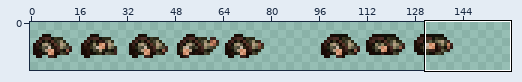
Two states of a sprite sheet, content/Entities/Creatures/Human/female/human.female.torso.peasant.png. Above, an overview of the earlier version with the close-up marked.
Close-up. Earlier state:
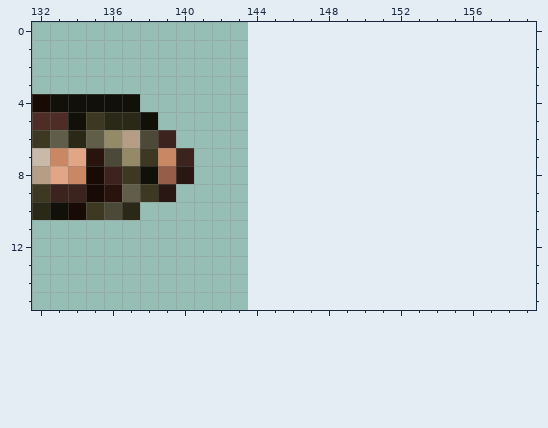
The file is 144x16 pixels. Colours within 5 levels of each other are drawn and written as one. Shown: x 132..159, y 0..15. The old version is drawn lined up with the new one, on the new canvas.
After:
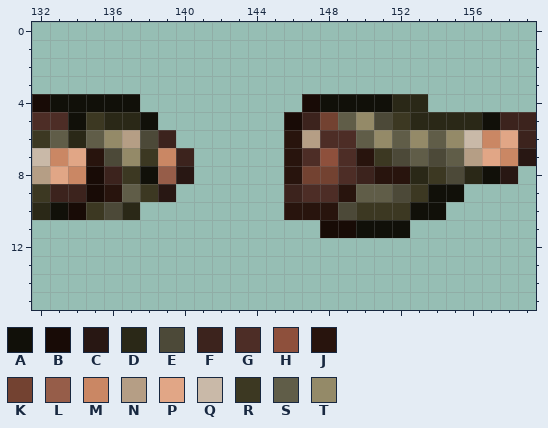
Palette (. is transparent): A #111009  B #180b06  C #281713  D #2a2817  E #4c4938  F #3c231d  G #4d2d26  H #8e503c  J #28140d  K #734231  L #965d49  M #ca8764  N #b59e85  P #e1a686  Q #c9b9a8  R #3c3822  S #605d48  T #948a68
What changed:
{"change": "canvas 144x16 -> 160x16"}
{"y":4,"x":147,"old":".......","new":"BAAAADD"}
{"y":5,"x":146,"old":"..............","new":"BFKSTERDDDDAFF"}
{"y":6,"x":146,"old":"..............","new":"JNGGSTSTSTQMPF"}
{"y":7,"x":146,"old":"..............","new":"JGHGJRESESNPMC"}
{"y":8,"x":146,"old":".............","new":"JKKGFJJDREDAC"}
{"y":9,"x":146,"old":"..........","new":"FGGJSSERAA"}
{"y":10,"x":146,"old":".........","new":"JJJERRRAA"}
{"y":11,"x":148,"old":".....","new":"BBAAA"}
{"label":"added","picture_box":[284,94,536,238]}
